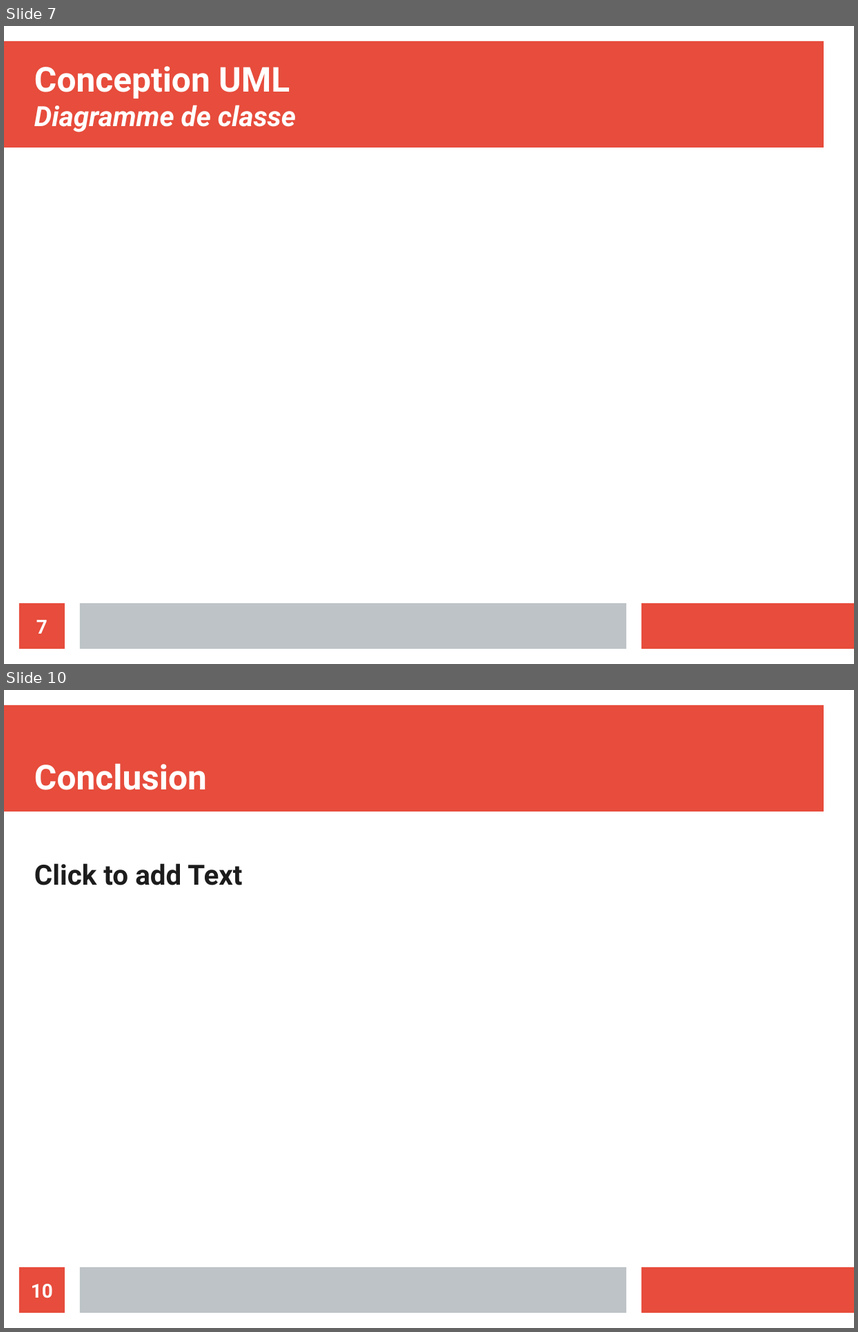
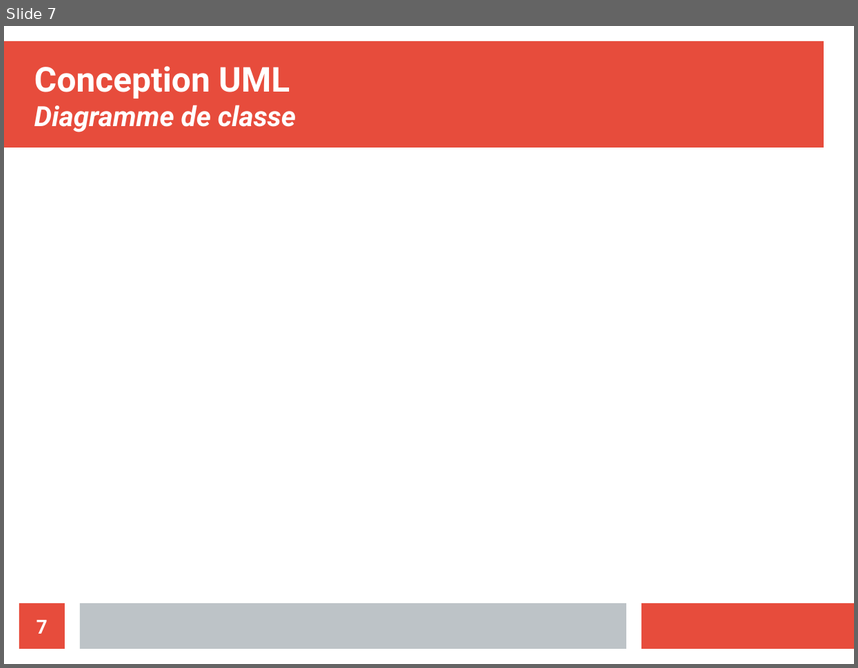
Before and after one commit to CravateRouge/JeVaisLeFaire, a slide deck: presBatailleNavale.odp. Shown one above the other, each under a label of ours: slides 7 and 10 before the commit, slide 7 after it; the slides between them are not shown. The pictures are 858x1332 and 858x668 pixels, drawn with LibreOffice and Linux fonts; fonts in the diff are those of the drawing. Boxes give left, top, right and bottom in pixels: in the first picture for what was removed or moved away, otherwise in the second. Text is boxed around its words. In the diff, an @@ line names an element or a change of style, - is before the commit and + after.

```diff
--- a/presBatailleNavale.odp
+++ b/presBatailleNavale.odp
@@ slide 10 removed at [4,690,854,1328], background #FFFFFF; not listed: 3 template elements that a slide beside it also shows @@
@@ title removed at [34,763,207,790] @@
-Conclusion
@@ text removed at [34,863,242,885] @@
-Click to add Text
@@ page number removed at [19,1267,65,1312] @@
-10
```
Also in this commit, not shown: 1 slide changed, 4 slides added, 1 other slide removed, 1 other file.
